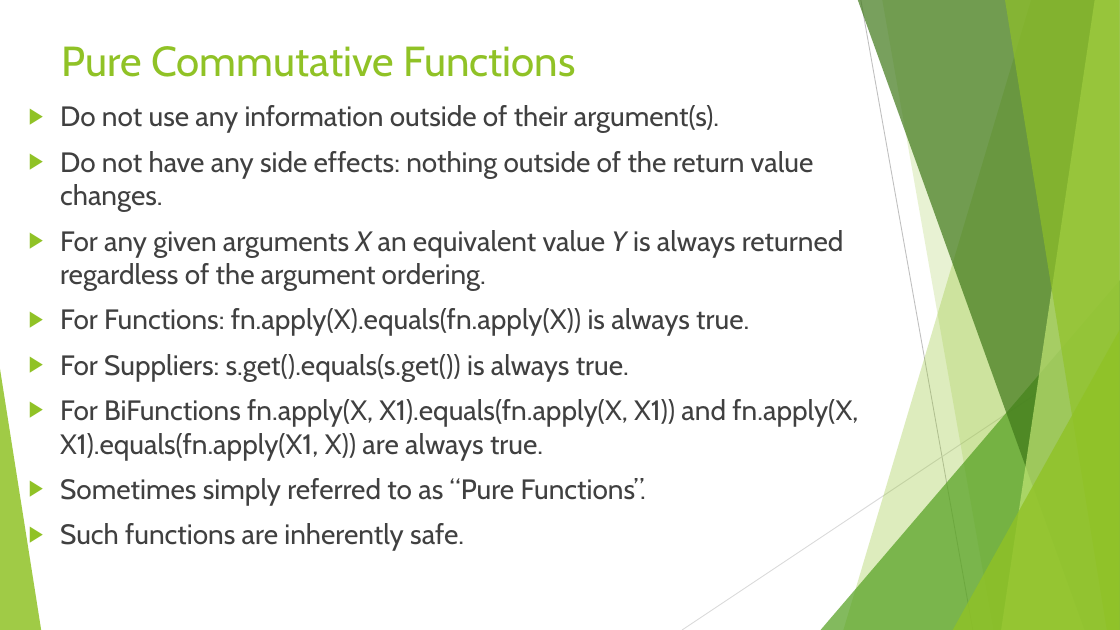
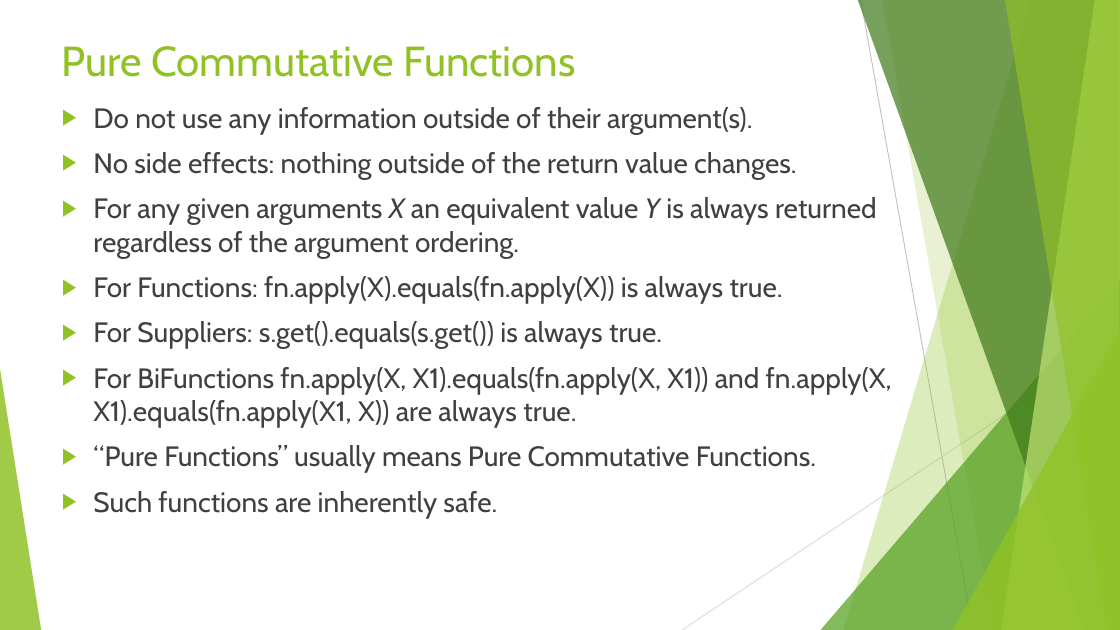
Before and after one commit to RichardRoda/2017-CodePaLOUsa-Lambda, a slide deck: slide 16 of Learning to Love the Lambda in the Stream.pptx. Drawn at 1120x630 pixels with LibreOffice and Linux fonts; fonts in the diff are those of the drawing. Boxes give left, top, right and bottom in pixels: in the first picture for what was removed or moved away, otherwise in the second. Text is boxed around its words. In the diff, an @@ line names an element or a change of style, - is before the commit and + after.

```diff
--- a/Learning to Love the Lambda in the Stream.pptx
+++ b/Learning to Love the Lambda in the Stream.pptx
@@ text "Do not use any information ...": place and size @@
-text "Do not use any information ..." at bbox=[60, 105, 858, 551]
+text "Do not use any information ..." at bbox=[93, 107, 892, 518]
@@ text at bbox=[93, 152, 797, 179]: text changed @@
-▶ Do not have any side effects: nothing outside of the return value changes.
+▶ No side effects: nothing outside of the return value changes.
@@ text at bbox=[93, 445, 816, 473]: text changed @@
-▶ Sometimes simply referred to as “Pure Functions”.
+▶ “Pure Functions” usually means Pure Commutative Functions.
```
Also in this commit, not shown: 9 other slides changed, 3 slides added, 1 other file.
